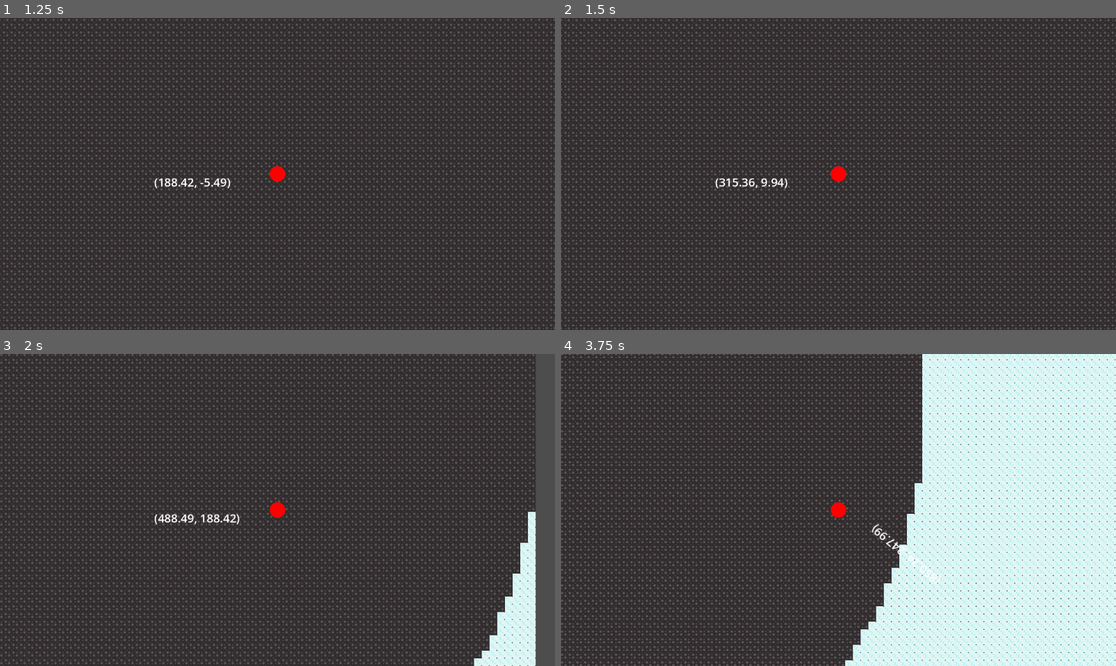
Above: before the commit, frames 1-4 (two rows, left to right).
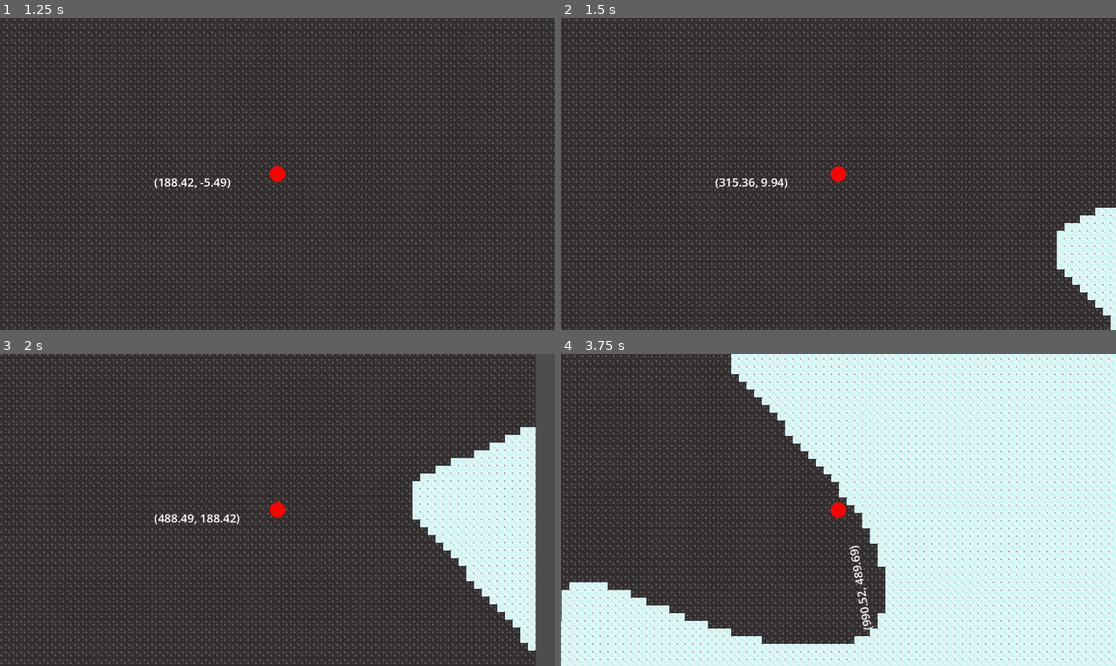
Above: after the commit, the same moments.

Repository: bingecraft-net/sandbox
Game: Godot game, scene res://node_2d.tscn
Two runs of this game, one before a commit and one after it. Both use one fixed random seed, a clock stepped at 60 frames per second and the inputs below.
Inputs:
- Up to frame 1 (1.25 s): tap Enter at 0.5 s; hold Right (ui_right) from 0.53 s (still down)
- Up to frame 2 (1.5 s): release Right (ui_right) at 1.28 s; hold Down (ui_down) from 1.28 s (still down)
- Up to frame 3 (2 s): keep holding Down (ui_down)
- Up to frame 4 (3.75 s): release Down (ui_down) at 2.03 s; hold Right (ui_right) 2.03-2.78 s; hold Up (ui_up) 2.78-3.53 s; hold Left (ui_left) from 3.53 s (still down)

Frame 1 is identical in both runs. In frame 2, 2.7% of the frame differs, in the area x 89-100%, y 60-100%; in frame 3, 9.0%; in frame 4, 42%, in the area x 0-100%, y 0-100%.

Commit message:
star shape subterrain

Diff:
--- a/terrain.gd
+++ b/terrain.gd
@@ -33,8 +33,9 @@
 
 func sample(cell_coords: Vector2) -> Vector2i:
 	var name = "Empty"
-	if cell_coords.length() < 64:
+	var magnitude = cell_coords.length() + 16 * sin(8 * cell_coords.angle())
+	if magnitude < 64:
 		name = "Fill"
-	elif cell_coords.length() < 128:
+	elif magnitude < 128:
 		name = "Atmosphere"
 	return atlas_coords_by_name.get(name)
